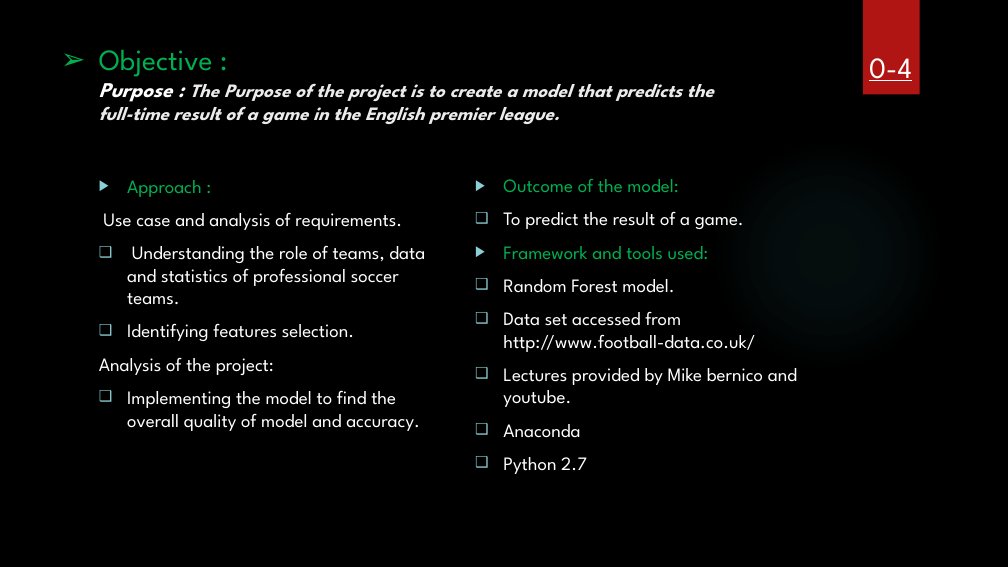
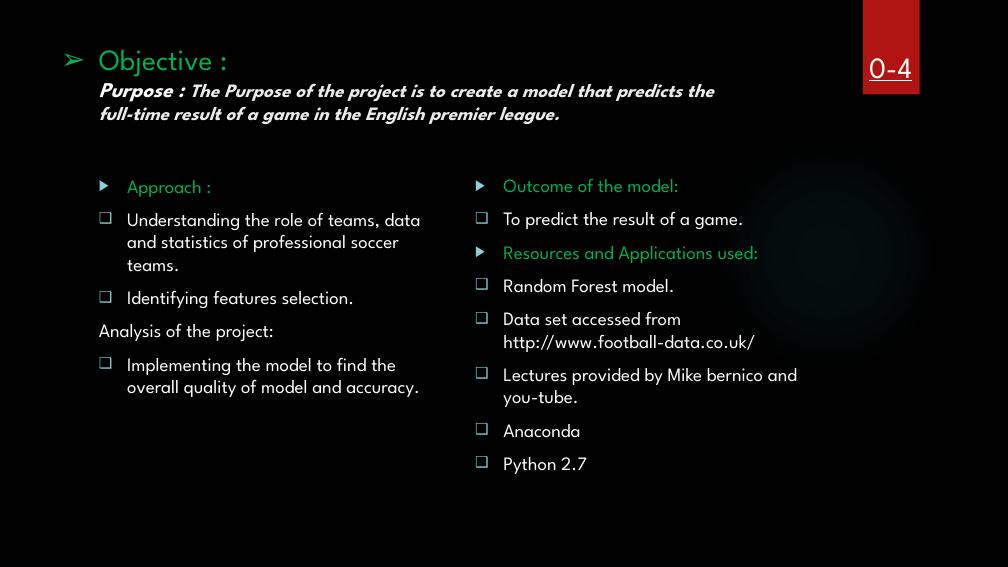
Before and after one commit to amoha39/Final-Project-1, a slide deck: slide 4 of Final Project.pptx. Drawn at 1008x567 pixels with LibreOffice and Linux fonts; fonts in the diff are those of the drawing; background and template pictures are left out. Boxes give left, top, right and bottom in pixels: in the first picture for what was removed or moved away, otherwise in the second. Text is boxed around its words. In the diff, an @@ line names an element or a change of style, - is before the commit and + after.

```diff
--- a/Final Project.pptx
+++ b/Final Project.pptx
@@ text at (x1=103, y1=213, x2=402, y2=230): paragraph removed @@
-Use case and analysis of requirements.
@@ text at (x1=503, y1=246, x2=759, y2=263): text changed @@
-▶ Framework and tools used:
+▶ Resources and Applications used:
@@ text at (x1=503, y1=368, x2=797, y2=407): text changed @@
-❑ Lectures provided by Mike bernico and youtube.
+❑ Lectures provided by Mike bernico and you-tube.
```
Also in this commit, not shown: 2 other slides changed.
